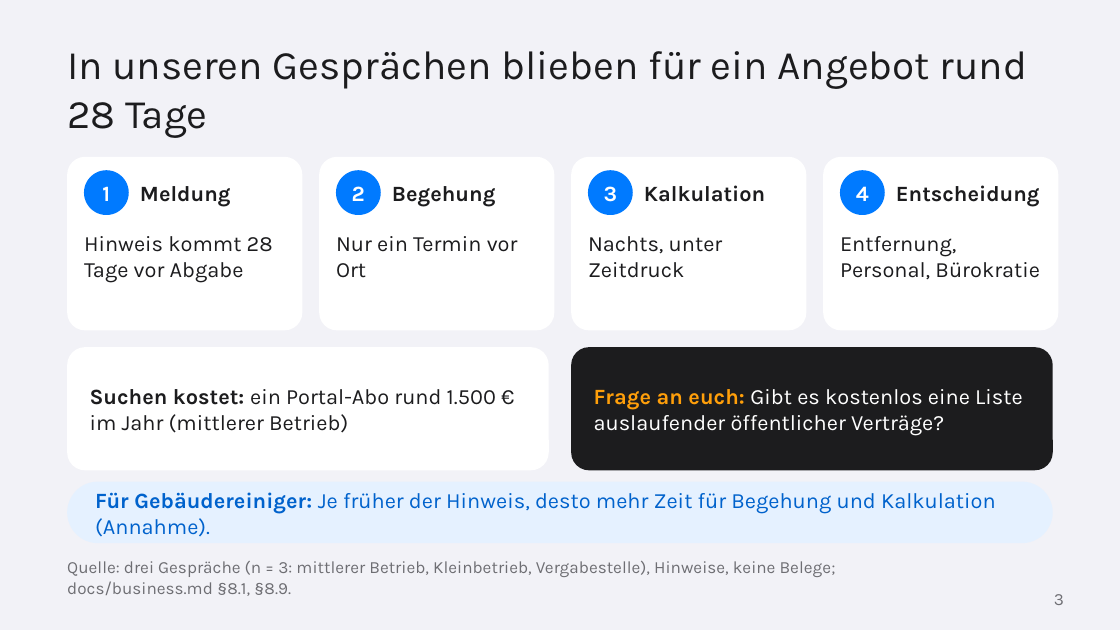
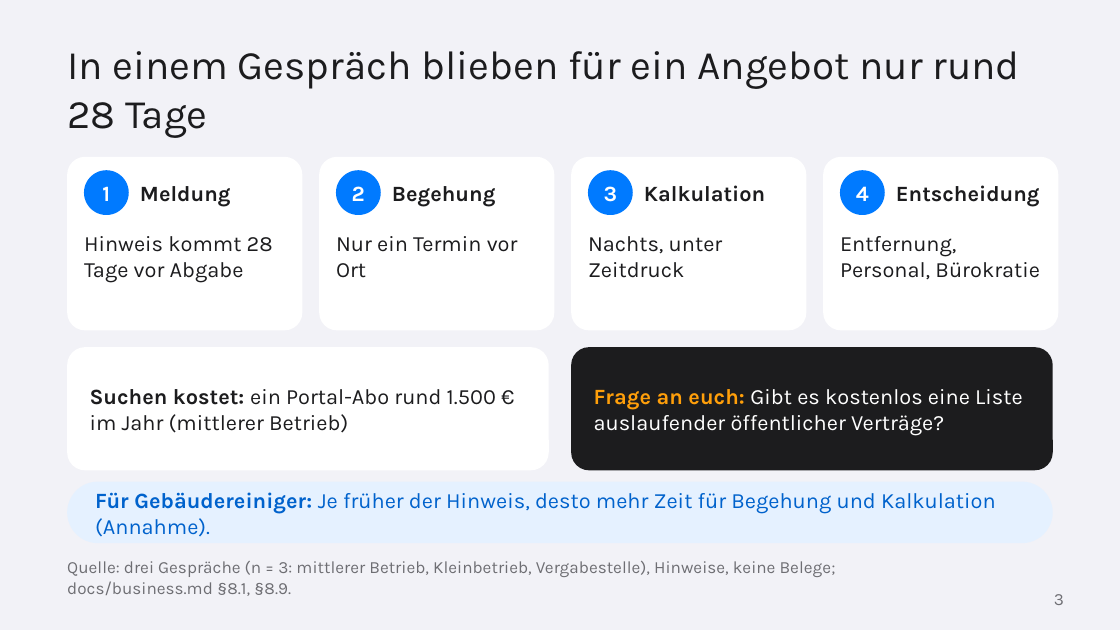
Before and after one commit to ludwigrichthammer9-web/vergabe_radar, a slide deck: slide 3 of docs/vortrag/vortrag_vergabe_radar.pptx. Drawn at 1120x630 pixels with LibreOffice and Linux fonts; fonts in the diff are those of the drawing. Boxes give left, top, right and bottom in pixels: in the first picture for what was removed or moved away, otherwise in the second. Text is boxed around its words. In the diff, an @@ line names an element or a change of style, - is before the commit and + after.

```diff
--- a/docs/vortrag/vortrag_vergabe_radar.pptx
+++ b/docs/vortrag/vortrag_vergabe_radar.pptx
@@ title at [67, 51, 1020, 138]: text changed @@
-In unseren Gesprächen blieben für ein Angebot rund 28 Tage
+In einem Gespräch blieben für ein Angebot nur rund 28 Tage
```
Also in this commit, not shown: 7 other files.
